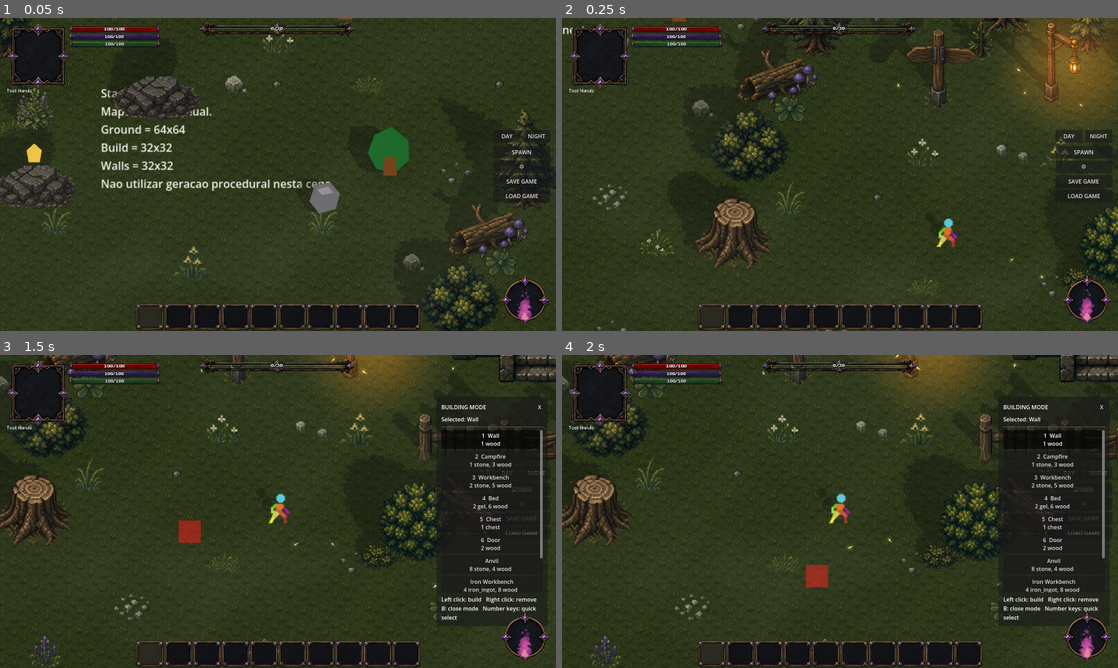
Above: before the commit, frames 1-4 (two rows, left to right).
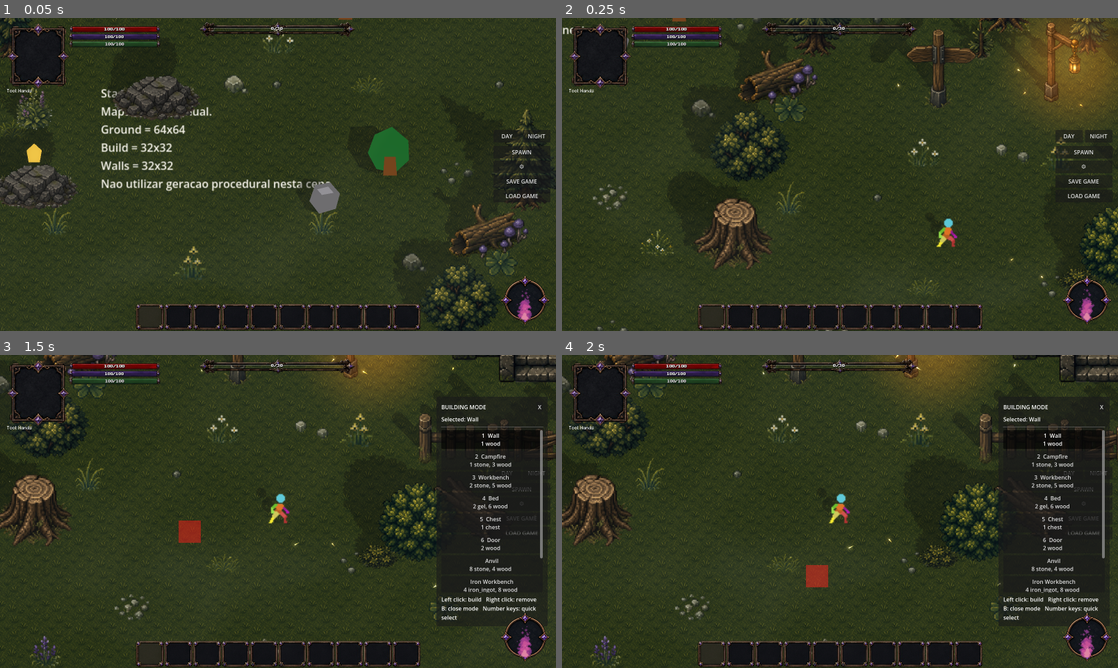
Above: after the commit, the same moments.

Repository: ramonsamagaio/Oathwake-Main
Game: Godot game, scene res://scenes/game/Game.tscn
Two runs of this game, one before a commit and one after it. Both use one fixed random seed, a clock stepped at 60 frames per second and the inputs below. This scene is started directly instead of the project's main scene.
Inputs (mouse positions are in pixels of both pictures, inside the frame that each line leads up to):
- Up to frame 1 (0.05 s): no input
- Up to frame 2 (0.25 s): no input
- Up to frame 3 (1.5 s): tap Enter at 0.5 s; move the mouse to (400, 495) at 0.52 s; hold D 0.53-1.25 s; tap B at 0.6 s; click (400, 495) at 0.67 s; tap Space at 0.77 s; drag from (166, 527) to (250, 574) at 1.27 s
- Up to frame 4 (2 s): no input

The runs differ from the first frame. In frame 1, 0.4% of the frame differs, in the area x 0-100%, y 0-99%; in frame 2, 0.3%; in frame 3, 0.2%; in frame 4, 0.2%.

Commit message:
Use active-frame shadows for local night lights too

Diff:
--- a/scripts/effects/LocalLightShadowDirector.gd
+++ b/scripts/effects/LocalLightShadowDirector.gd
@@ -1,7 +1,7 @@
 class_name LocalLightShadowDirector
 extends Node
 
-const DynamicShadowScript := preload("res://scripts/effects/DynamicProjectedSpriteShadow.gd")
+const ActiveFrameShadowScript := preload("res://scripts/effects/ActiveFrameProjectedShadow.gd")
 const CASTER_GROUP := "projected_shadow_caster"
 const EMITTER_GROUP := "world_light_emitter"
 
@@ -160,7 +160,7 @@
 	if stored_shadow != null and is_instance_valid(stored_shadow):
 		shadow = stored_shadow as Polygon2D
 	if shadow == null:
-		shadow = DynamicShadowScript.new() as Polygon2D
+		shadow = ActiveFrameShadowScript.new() as Polygon2D
 		target.add_child(shadow)
 		_local_shadows[key] = shadow
 	var emitter_position := light.global_position
